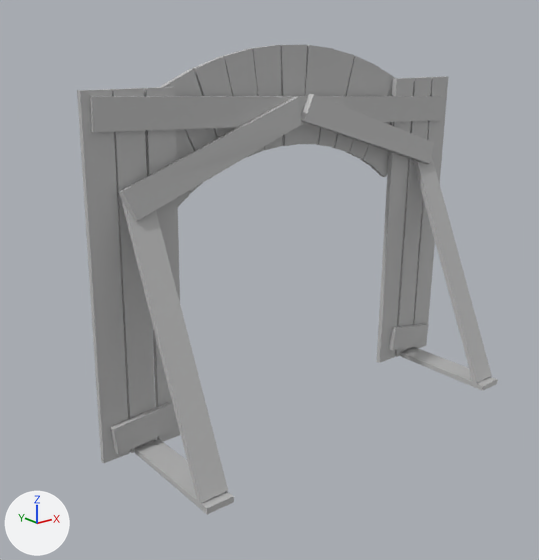
Before and after pictures for a commit that changed the FBX model LD36/Assets/Mesh/portti/portti.fbx.
Camera for both pictures: a 50 mm camera at (-3.7, -3.89, 2.78) aimed at (-0.44, 0.19, 1.15). The lights are fixed; the arrows at lower left show +X, +Y and +Z. Where no turn or scale is listed for an object, it has been applied to the vertices.

Names of what the first picture shows: 'portti'.
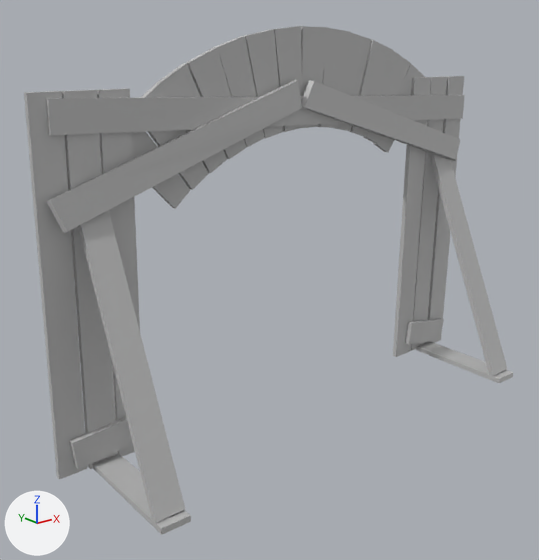
Commit message: portti update

Location of each change, (x1, y1, x2, y2) in pixels of the pictures (539 x 560 px; the box of a moved part takes in the faces that stretch with it):
'portti', reshaped (16% wider, 9% taller): before (77, 45, 498, 514); after (24, 26, 513, 535)
part 1 of me_mesh, moved or reshaped: before (77, 89, 130, 463); after (24, 91, 87, 479)
part 2 of me_mesh, moved or reshaped: before (371, 150, 389, 177); after (373, 64, 425, 152)
part 3 of me_mesh, moved or reshaped: before (360, 81, 393, 168); after (363, 51, 410, 144)
part 4 of me_mesh, moved or reshaped: before (346, 66, 394, 159); after (349, 40, 393, 137)
part 5 of me_mesh, moved or reshaped: before (332, 56, 376, 152); after (335, 32, 372, 131)
part 6 of me_mesh, moved or reshaped: before (316, 49, 354, 147); after (318, 28, 350, 128)
part 7 of me_mesh, moved or reshaped: before (302, 45, 333, 144); after (301, 26, 328, 128)
part 8 of me_mesh, moved or reshaped: before (281, 45, 307, 146); after (274, 26, 303, 132)
part 9 of me_mesh, moved or reshaped: before (252, 45, 283, 150); after (244, 29, 283, 138)
part 10 of me_mesh, moved or reshaped: before (224, 48, 264, 157); after (215, 36, 265, 147)
part 11 of me_mesh, moved or reshaped: before (192, 56, 238, 139); after (186, 47, 246, 159)
part 12 of me_mesh, moved or reshaped: before (162, 69, 217, 178); after (157, 63, 227, 173)
part 13 of me_mesh, moved or reshaped: before (161, 86, 202, 194); after (142, 83, 209, 190)
part 14 of me_mesh, moved or reshaped: before (177, 192, 190, 207); after (132, 132, 190, 209)
part 15 of me_mesh, moved or reshaped: before (395, 77, 432, 357); after (411, 76, 447, 351)
part 16 of me_mesh, moved or reshaped: before (111, 402, 176, 455); after (70, 417, 133, 470)
part 17 of me_mesh, moved or reshaped: before (90, 96, 445, 132); after (46, 95, 465, 135)
part 18 of me_mesh, moved or reshaped: before (400, 347, 498, 391); after (416, 341, 513, 383)
part 19 of me_mesh, moved or reshaped: before (134, 439, 234, 514); after (92, 453, 191, 535)
part 20 of me_mesh, moved or reshaped: before (121, 199, 228, 503); after (78, 210, 185, 523)
part 21 of me_mesh, moved or reshaped: before (413, 156, 492, 383); after (430, 155, 507, 376)
part 22 of me_mesh, moved or reshaped: before (389, 323, 429, 350); after (405, 318, 444, 344)
part 23 of me_mesh, moved or reshaped: before (376, 78, 414, 363); after (393, 77, 431, 357)
part 24 of me_mesh, moved or reshaped: before (112, 88, 156, 453); after (61, 90, 117, 469)

What changed in the scene script:
```text
Change me_mesh:
    remove me_mesh.from_pydata(...)  # 224 vertices, 336 faces; spans x -1.73..1.73, y -0.52..0.52, z 0.0..2.79
    add me_mesh.from_pydata(...)  # 224 vertices, 336 faces; spans x -2.06..1.95, y -0.52..0.49, z 0.0..2.92
    me_mesh part 1: the loose piece of 8 vertices spanning x -1.73..-1.5, y 0.4..0.47, z 0.0..2.53 is moved by (-0.33, 0.0, 0.0)
    me_mesh part 2: the loose piece of 8 vertices spanning x 0.92..1.53, y 0.45..0.52, z 1.71..2.41 is turned -5.2 degrees about the y axis through its middle, then moved by (-0.04, -0.02, 0.23)
    me_mesh part 3: the loose piece of 8 vertices spanning x 0.78..1.32, y 0.46..0.51, z 1.81..2.54 is turned -5.2 degrees about the y axis through its middle, then moved by (-0.05, -0.04, 0.21)
    me_mesh part 4: the loose piece of 8 vertices spanning x 0.61..1.1, y 0.46..0.5, z 1.89..2.64 is turned -5.2 degrees about the y axis through its middle, then moved by (-0.05, -0.05, 0.19)
    me_mesh part 5: the loose piece of 8 vertices spanning x 0.45..0.87, y 0.46..0.5, z 1.96..2.71 is turned -5.2 degrees about the y axis through its middle, then moved by (-0.06, -0.03, 0.18)
    me_mesh part 6: the loose piece of 8 vertices spanning x 0.28..0.63, y 0.46..0.51, z 2.02..2.76 is turned -5.2 degrees about the y axis through its middle, then moved by (-0.06, -0.05, 0.16)
    me_mesh part 7: the loose piece of 8 vertices spanning x 0.09..0.39, y 0.45..0.51, z 2.05..2.79 is turned -5.2 degrees about the y axis through its middle, then moved by (-0.07, -0.04, 0.14)
    me_mesh part 8: the loose piece of 8 vertices spanning x -0.11..0.13, y 0.45..0.5, z 2.07..2.79 is turned -5.2 degrees about the y axis through its middle, then moved by (-0.07, -0.04, 0.12)
    me_mesh part 9: the loose piece of 8 vertices spanning x -0.37..-0.09, y 0.46..0.5, z 2.05..2.79 is turned -5.2 degrees about the y axis through its middle, then moved by (-0.06, -0.05, 0.1)
    me_mesh part 10: the loose piece of 8 vertices spanning x -0.61..-0.27, y 0.46..0.51, z 2.01..2.77 is turned -5.2 degrees about the y axis through its middle, then moved by (-0.06, -0.04, 0.08)
    me_mesh part 11: the loose piece of 8 vertices spanning x -0.86..-0.44, y 0.46..0.5, z 1.96..2.72 is turned -5.2 degrees about the y axis through its middle, then moved by (-0.05, -0.05, 0.06)
    me_mesh part 12: the loose piece of 8 vertices spanning x -1.09..-0.61, y 0.46..0.51, z 1.89..2.64 is turned -5.2 degrees about the y axis through its middle, then moved by (-0.05, -0.04, 0.04)
    me_mesh part 13: the loose piece of 8 vertices spanning x -1.31..-0.77, y 0.45..0.52, z 1.8..2.54 is turned -5.2 degrees about the y axis through its middle, then moved by (-0.04, -0.05, 0.02)
    me_mesh part 14: the loose piece of 8 vertices spanning x -1.52..-0.93, y 0.46..0.5, z 1.7..2.41 is turned -5.2 degrees about the y axis through its middle, then moved by (-0.03, -0.02, 0.01)
    me_mesh part 15: the loose piece of 8 vertices spanning x 1.28..1.5, y 0.4..0.47, z 0.0..2.53 is moved by (0.22, 0.01, 0.0)
    me_mesh part 16: the loose piece of 8 vertices spanning x -1.66..-1.17, y 0.38..0.42, z 0.06..0.31 is moved by (-0.3, 0.0, 0.0)
    me_mesh part 17: the loose piece of 8 vertices spanning x -1.66..1.66, y 0.38..0.42, z 2.16..2.49 is scaled about its middle by (1.16, 1, 1)
    me_mesh part 18: the loose piece of 8 vertices spanning x 1.31..1.52, y -0.52..0.42, z 0.0..0.04 is moved by (0.23, 0.0, 0.0)
    me_mesh part 19: the loose piece of 8 vertices spanning x -1.5..-1.29, y -0.52..0.42, z 0.0..0.04 is moved by (-0.33, 0.0, 0.0)
    me_mesh part 20: the loose piece of 8 vertices spanning x -1.5..-1.29, y -0.46..0.4, z 0.03..1.88 is moved by (-0.33, 0.0, 0.0)
    me_mesh part 21: the loose piece of 8 vertices spanning x 1.31..1.52, y -0.46..0.4, z 0.03..1.88 is moved by (0.23, 0.0, 0.0)
    me_mesh part 22: the loose piece of 8 vertices spanning x 1.16..1.65, y 0.38..0.42, z 0.05..0.33 is moved by (0.22, 0.0, 0.0)
    me_mesh part 23: the loose piece of 8 vertices spanning x 1.05..1.28, y 0.4..0.47, z 0.0..2.53 is moved by (0.22, 0.0, 0.0)
    me_mesh part 24: the loose piece of 8 vertices spanning x -1.51..-1.28, y 0.4..0.47, z 0.0..2.53 is moved by (-0.33, -0.01, 0.0)
    me_mesh part 25: 32 of 224 vertices moved; they spanned x -1.52..1.73, y 0.27..0.47, z 0.0..2.53 and now span x -2.0..1.95, y 0.27..0.47, z 0.0..2.55; mean shift (-0.04, 0.0, 0.03); largest move (-1.45, 0.27, 1.72) -> (-1.92, 0.27, 1.72)
```
